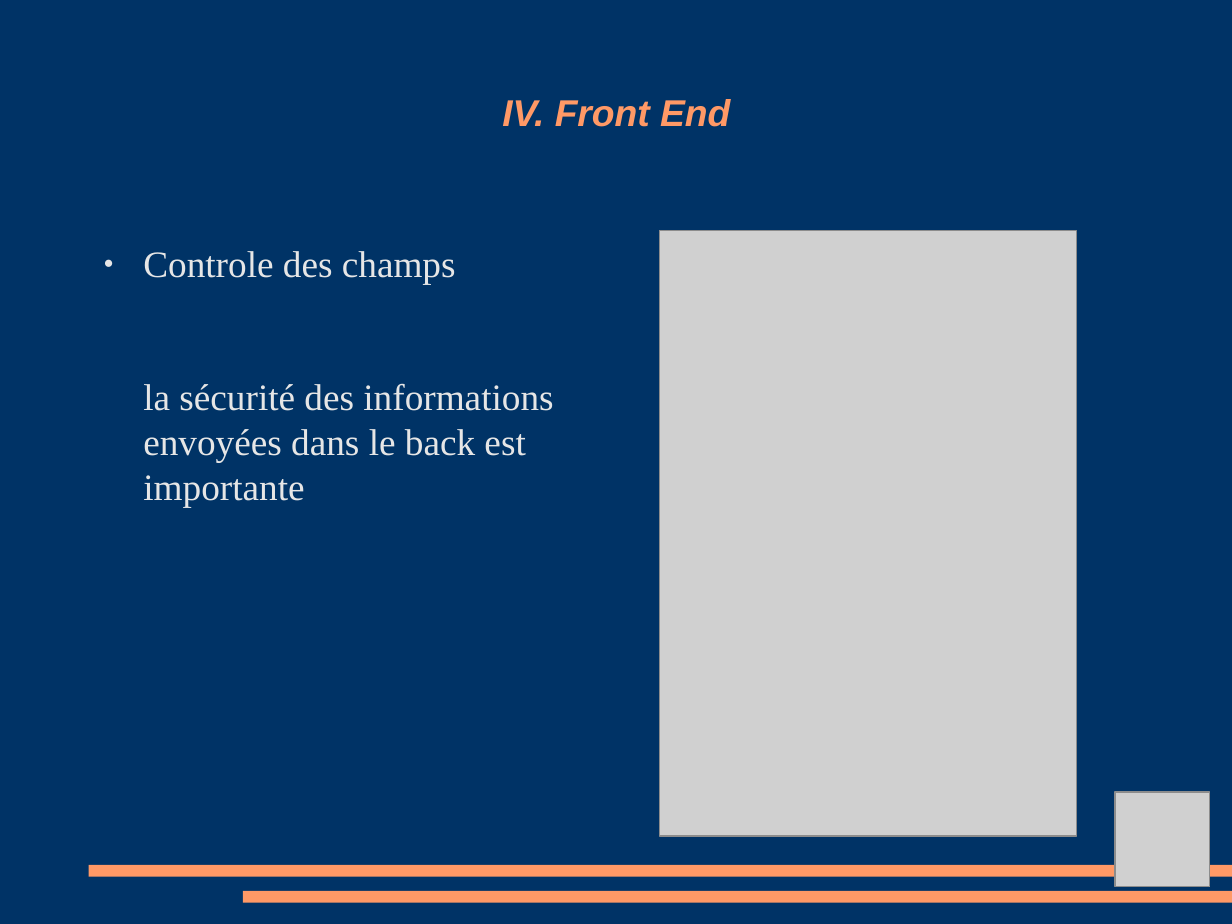
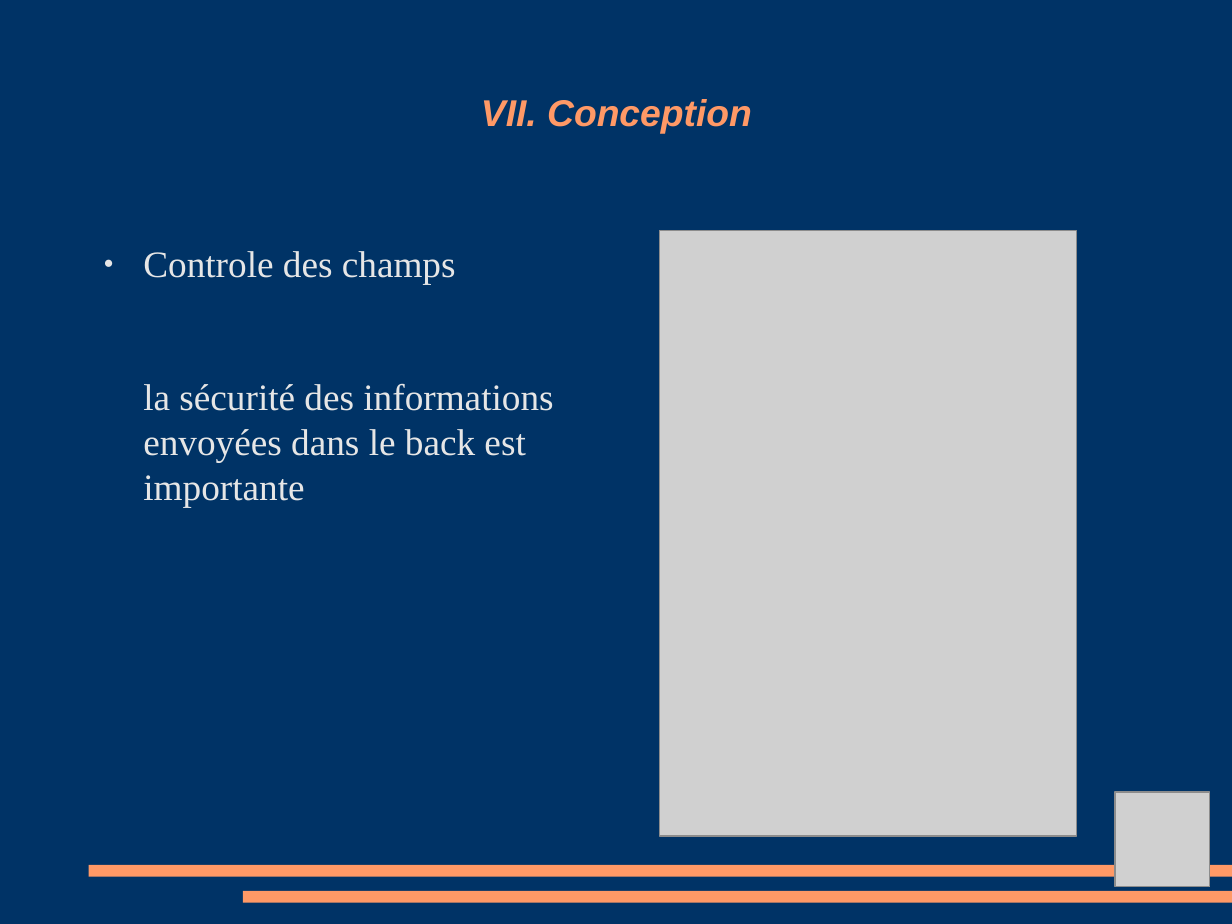
Before and after one commit to Amoun82/Librairy, a slide deck: slide 14 of Debut projet diplome/Projet Diapo.odp (slide 13 before the commit). Drawn at 1232x924 pixels with LibreOffice and Linux fonts; fonts in the diff are those of the drawing; grey boxes stand for pictures. Boxes give left, top, right and bottom in pixels: in the first picture for what was removed or moved away, otherwise in the second. Text is boxed around its words. In the diff, an @@ line names an element or a change of style, - is before the commit and + after.

```diff
--- a/Debut projet diplome/Projet Diapo.odp
+++ b/Debut projet diplome/Projet Diapo.odp
@@ title at bbox=[481, 99, 752, 134]: text changed @@
-IV. Front End
+VII. Conception
```
Also in this commit, not shown: 7 other slides changed, 3 slides added, 2 slides removed, 1 other file.
